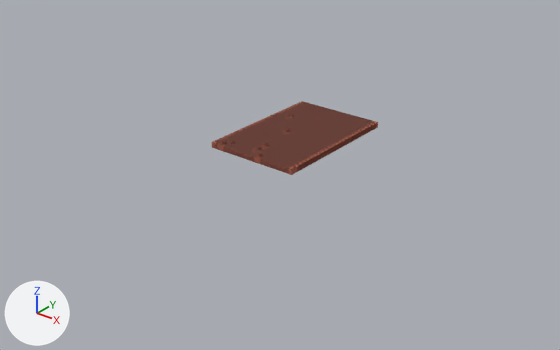
Renders of the OBJ model assets/maps/table.obj from each side of a commit.
Both versions are drawn from a camera (50 mm lens) standing at (75.2, -98.7, 52.8) and looking at (0.6, -5.5, -5.0). The axes (+X, +Y, +Z) are drawn at lower left. The lights are the same throughout. Where no turn or scale is listed for an object, it has been applied to the vertices.

The first picture shows 'table'.
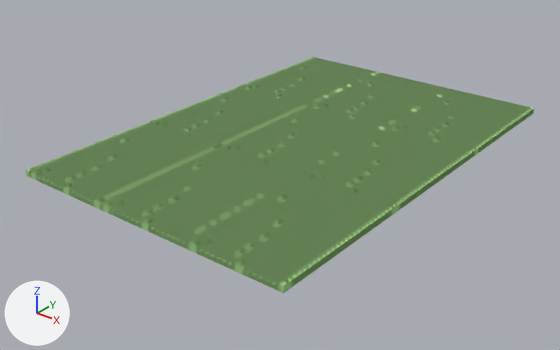
The change, as JSON lines over the scene's bpy script:
```json
{"op": "set", "path": "mat_bricks_clone.base_color", "old": "(0.359, 0.099, 0.062)", "new": "(0.34, 0.614, 0.22)", "note": "brown #a25946 -> green #9ece81"}
{"block": "me_table", "where": "# used by ob_table; location = (0.0, 0.0, 0.0)"}
{"op": "remove", "block": "me_table", "code": "me_table.from_pydata(...)  # 1404 vertices, 8500 faces; spans x -8.5..8.5, y -12.5..12.5, z 0.0..1.0"}
{"op": "add", "block": "me_table", "code": "me_table.from_pydata(...)  # 11856 vertices, 76500 faces; spans x -23.5..27.5, y -38.5..36.5, z 0.0..1.0"}
{"block": "me_table", "change": "me_table part 1: 10452 vertices added at x -23.5..27.5, y -38.5..36.5, z 0.0..1.0"}
```

Boxes (x1, y1, x2, y2) around the edits, measured in the pictures (560 x 350 px):
```json
{"object": "table", "change": "recoloured, reshaped", "before": [212, 101, 378, 175], "after": [25, 57, 535, 293], "on screen": "brown to green, 206% wider, 216% taller"}
{"part": 1, "of": "me_table", "change": "added", "after": [25, 57, 535, 293], "on screen": "green"}
```
